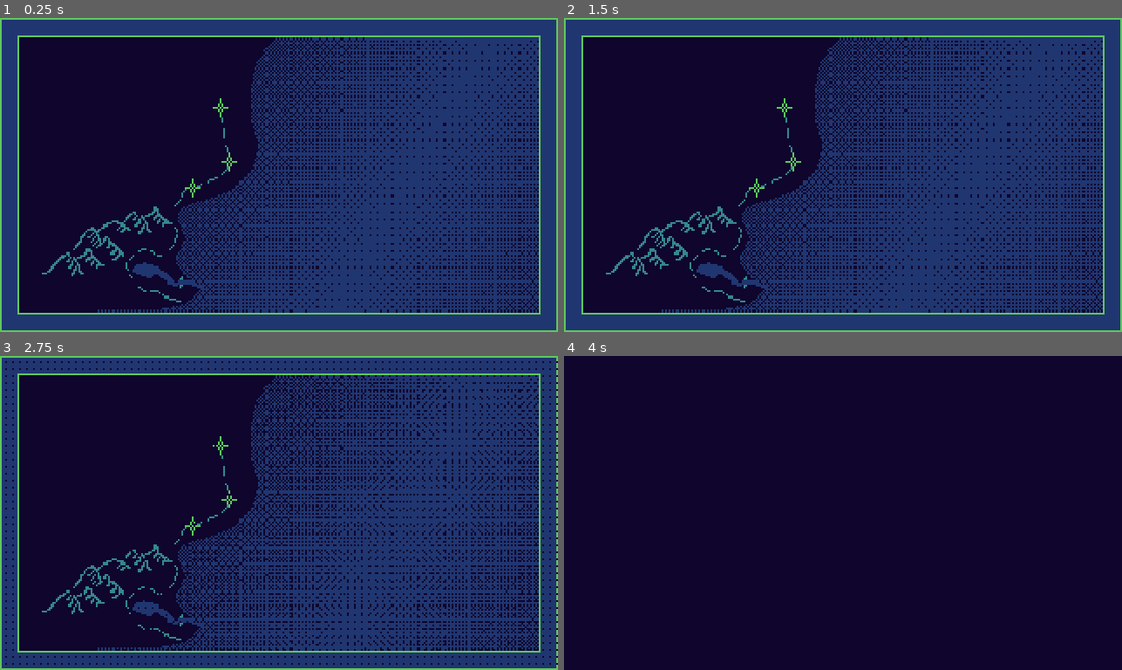
Above: before the commit, frames 1-4 (two rows, left to right).
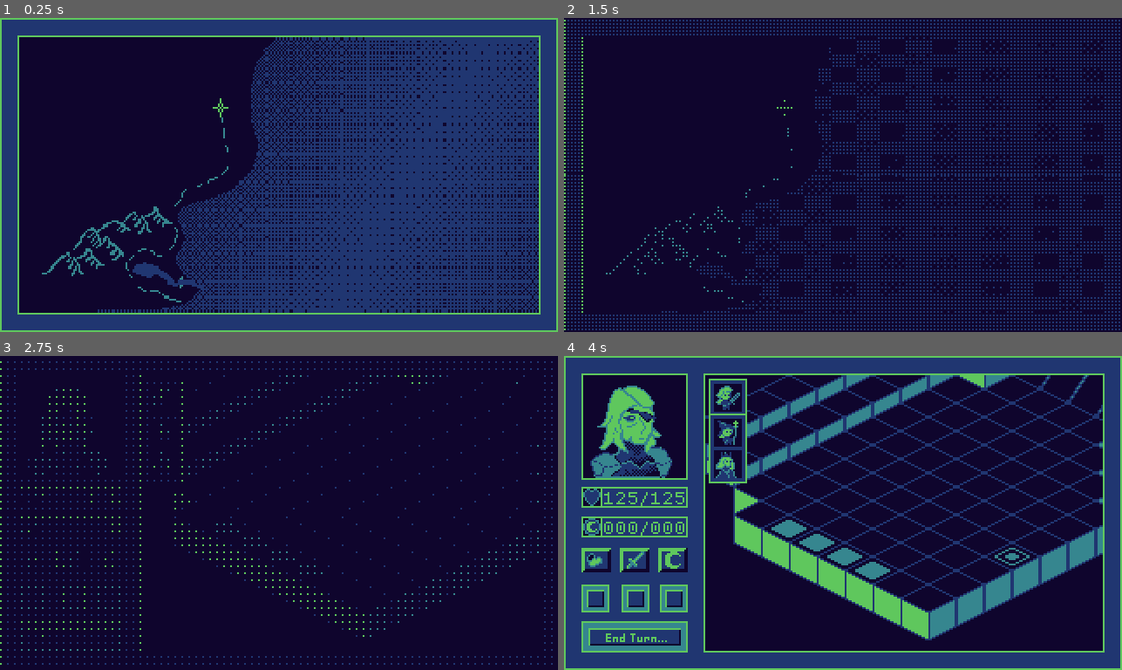
Above: after the commit, the same moments.

Repository: NoahLPoteat/CapstoneProject
Game: Godot game, scene res://src/gameplay/prototypes/game_prototype.tscn
Same seed, same stepped clock (60 frames per second), same inputs: the game is played once before the commit and once after it.
Inputs (mouse positions are in pixels of both pictures, inside the frame that each line leads up to):
- Up to frame 1 (0.25 s): no input
- Up to frame 2 (1.5 s): tap Enter at 0.5 s; move the mouse to (787, 105) at 0.52 s; click (787, 105) at 0.67 s; move the mouse to (792, 162) at 1.27 s; click (792, 162) at 1.42 s
- Up to frame 3 (2.75 s): move the mouse to (195, 525) at 2.02 s; click (195, 525) at 2.17 s
- Up to frame 4 (4 s): move the mouse to (815, 575) at 2.77 s; click (815, 575) at 2.92 s; tap Space (debug_turn_skip) at 3.5 s; move the mouse to (1010, 560) at 3.52 s; click (1010, 560) at 3.67 s

The runs differ from the first frame. In frame 1, less than 0.1% of the frame differs, in the area x 33-43%, y 42-58%; in frame 2, 44%; in frame 3, 56%, in the area x 0-100%, y 0-100%; in frame 4, 50%.
Error in both runs: Invalid access to property or key 'is_ally' on a base object of type 'Nil'. (res://src/gameplay/prototypes/battle_screen_controller.gd:345)

Commit message:
smallpush

Diff:
--- a/Project/src/gameplay/prototypes/battle_gui.gd
+++ b/Project/src/gameplay/prototypes/battle_gui.gd
@@ -74,6 +74,8 @@
 	placement_container.add_child(t)
 	update_gui(unit, BattleScreen.BATTLE_PHASES.PLACEMENT, BattleScreen.TURN_STATES.MOVING)
 
+	if len(placeables) == 1: return
+
 	for i in range(1, len(placeables) - 1):
 		##place the middle tile, into placeable with all placeable[i]
 		t = start_cont.instantiate()
--- a/Project/src/gameplay/prototypes/battle_map_controller.tscn
+++ b/Project/src/gameplay/prototypes/battle_map_controller.tscn
@@ -1,11 +1,15 @@
-[gd_scene load_steps=11 format=3 uid="uid://cu0oyqg0re8sc"]
+[gd_scene load_steps=28 format=3 uid="uid://cu0oyqg0re8sc"]
 
 [ext_resource type="Script" uid="uid://3dlg7spf66qq" path="res://src/gameplay/prototypes/battle_map_controller.gd" id="1_k8cae"]
 [ext_resource type="Script" uid="uid://cobbp30l8tm5a" path="res://src/gameplay/prototypes/map_container.gd" id="2_gj81i"]
 [ext_resource type="PackedScene" uid="uid://ct3ui131rw88u" path="res://src/gameplay/prototypes/unit_scene_base.tscn" id="5_ekq22"]
 [ext_resource type="Texture2D" uid="uid://stn5bu8ghnvr" path="res://assets/art/characters/portraitDesign.png" id="6_063d6"]
+[ext_resource type="Script" uid="uid://dh7uvryf2q04a" path="res://src/gameplay/units/unit.gd" id="6_qu2af"]
 [ext_resource type="Script" uid="uid://b10cm1o4txpbm" path="res://src/gameplay/resources/ability_res/built_abilities/str_single_corners.gd" id="7_063d6"]
+[ext_resource type="Texture2D" uid="uid://c3t8f5k3ggg8w" path="res://assets/art/characters/CharacterDesignAtl.png" id="7_lqv7j"]
 [ext_resource type="PackedScene" uid="uid://dqxytahl0deg1" path="res://src/gameplay/prototypes/particles/bloodParticle.tscn" id="8_chmxg"]
+[ext_resource type="Texture2D" uid="uid://ddbpxaxdu1ktf" path="res://assets/art/characters/unitDeathAnim.png" id="9_wg132"]
+[ext_resource type="Texture2D" uid="uid://bjti2gkvkyp00" path="res://assets/art/characters/GraveStone.png" id="10_txffx"]
 
 [sub_resource type="AtlasTexture" id="AtlasTexture_chmxg"]
 atlas = ExtResource("6_063d6")
@@ -19,7 +23,7 @@
 
 [sub_resource type="AtlasTexture" id="AtlasTexture_lpman"]
 atlas = ExtResource("6_063d6")
-region = Rect2(120, 0, 59, 59)
+region = Rect2(236, 0, 59, 59)
 
 [sub_resource type="Resource" id="Resource_063d6"]
 script = ExtResource("7_063d6")
@@ -27,6 +31,98 @@
 ability_desc = "Single Target Strike, Range and Damage Varies per unit"
 abi_range = 4
 val = 20
+
+[sub_resource type="AtlasTexture" id="AtlasTexture_dull3"]
+atlas = ExtResource("9_wg132")
+region = Rect2(0, 0, 16, 16)
+
+[sub_resource type="AtlasTexture" id="AtlasTexture_c0562"]
+atlas = ExtResource("9_wg132")
+region = Rect2(16, 0, 16, 16)
+
+[sub_resource type="AtlasTexture" id="AtlasTexture_lwlis"]
+atlas = ExtResource("9_wg132")
+region = Rect2(32, 0, 16, 16)
+
+[sub_resource type="AtlasTexture" id="AtlasTexture_wwt2p"]
+atlas = ExtResource("9_wg132")
+region = Rect2(48, 0, 16, 16)
+
+[sub_resource type="AtlasTexture" id="AtlasTexture_yv1vw"]
+atlas = ExtResource("9_wg132")
+region = Rect2(64, 0, 16, 16)
+
+[sub_resource type="AtlasTexture" id="AtlasTexture_88kmv"]
+atlas = ExtResource("9_wg132")
+region = Rect2(80, 0, 16, 16)
+
+[sub_resource type="AtlasTexture" id="AtlasTexture_hwyn6"]
+atlas = ExtResource("9_wg132")
+region = Rect2(96, 0, 16, 16)
+
+[sub_resource type="AtlasTexture" id="AtlasTexture_abipi"]
+atlas = ExtResource("9_wg132")
+region = Rect2(112, 0, 16, 16)
+
+[sub_resource type="AtlasTexture" id="AtlasTexture_ugljh"]
+atlas = ExtResource("9_wg132")
+region = Rect2(128, 0, 16, 16)
+
+[sub_resource type="AtlasTexture" id="AtlasTexture_3q0rv"]
+atlas = ExtResource("9_wg132")
+region = Rect2(144, 0, 16, 16)
+
+[sub_resource type="AtlasTexture" id="AtlasTexture_8xpmw"]
+atlas = ExtResource("9_wg132")
+region = Rect2(160, 0, 16, 16)
+
+[sub_resource type="AtlasTexture" id="AtlasTexture_f5wwp"]
+atlas = ExtResource("9_wg132")
+region = Rect2(176, 0, 16, 16)
+
+[sub_resource type="SpriteFrames" id="SpriteFrames_h8l8m"]
+animations = [{
+"frames": [{
+"duration": 1.0,
+"texture": SubResource("AtlasTexture_dull3")
+}, {
+"duration": 1.0,
+"texture": SubResource("AtlasTexture_c0562")
+}, {
+"duration": 1.0,
+"texture": SubResource("AtlasTexture_lwlis")
+}, {
+"duration": 1.0,
+"texture": SubResource("AtlasTexture_wwt2p")
+}, {
+"duration": 1.0,
+"texture": SubResource("AtlasTexture_yv1vw")
+}, {
+"duration": 1.0,
+"texture": SubResource("AtlasTexture_88kmv")
+}, {
+"duration": 1.0,
+"texture": SubResource("AtlasTexture_hwyn6")
+}, {
+"duration": 1.0,
+"texture": SubResource("AtlasTexture_abipi")
+}, {
+"duration": 1.0,
+"texture": SubResource("AtlasTexture_ugljh")
+}, {
+"duration": 1.0,
+"texture": SubResource("AtlasTexture_3q0rv")
+}, {
+"duration": 1.0,
+"texture": SubResource("AtlasTexture_8xpmw")
+}, {
+"duration": 1.0,
+"texture": SubResource("AtlasTexture_f5wwp")
+}],
+"loop": false,
+"name": &"new_animation",
+"speed": 8.0
+}]
 
 [node name="BattleMapController" type="Node2D"]
 script = ExtResource("1_k8cae")
@@ -60,11 +156,45 @@
 [node name="Sprite2D" parent="AllyUnitContainer/Unit2" index="0"]
 frame = 1
 
+[node name="Unit3" type="Node2D" parent="AllyUnitContainer"]
+y_sort_enabled = true
+position = Vector2(9, -19)
+script = ExtResource("6_qu2af")
+unit_name = "Test A 1"
+portrait_texture = SubResource("AtlasTexture_lpman")
+is_ally = true
+starting_pos = Vector2i(9, 3)
+movement_left = 4
+strike = SubResource("Resource_063d6")
+
+[node name="Sprite2D" type="Sprite2D" parent="AllyUnitContainer/Unit3"]
+y_sort_enabled = true
+texture = ExtResource("7_lqv7j")
+hframes = 8
+vframes = 8
+frame = 11
+
+[node name="Node2D" parent="AllyUnitContainer/Unit3" instance=ExtResource("8_chmxg")]
+y_sort_enabled = true
+amount = 20
+explosiveness = 0.8
+randomness = 0.15
+
+[node name="AnimatedSprite2D" type="AnimatedSprite2D" parent="AllyUnitContainer/Unit3"]
+sprite_frames = SubResource("SpriteFrames_h8l8m")
+animation = &"new_animation"
+
+[node name="GraveSprite" type="Sprite2D" parent="AllyUnitContainer/Unit3"]
+visible = false
+texture = ExtResource("10_txffx")
+
 [node name="Node2D" parent="." instance=ExtResource("8_chmxg")]
 position = Vector2(160, 51)
 explosiveness = 0.8
 
 [connection signal="need_nav" from="MapContainer" to="." method="_on_map_container_need_nav"]
+[connection signal="animation_finished" from="AllyUnitContainer/Unit3/AnimatedSprite2D" to="AllyUnitContainer/Unit3" method="_on_animated_sprite_2d_animation_finished"]
+[connection signal="frame_changed" from="AllyUnitContainer/Unit3/AnimatedSprite2D" to="AllyUnitContainer/Unit3" method="_on_animated_sprite_2d_frame_changed"]
 
 [editable path="AllyUnitContainer/Sharri"]
 [editable path="AllyUnitContainer/Unit2"]
--- a/Project/src/gameplay/prototypes/game_prototype.tscn
+++ b/Project/src/gameplay/prototypes/game_prototype.tscn
@@ -480,7 +480,6 @@
 [node name="MapNodeController" type="Node2D" parent="Game/WorldMapController" node_paths=PackedStringArray("starting_map")]
 script = ExtResource("5_qwj7d")
 starting_map = NodePath("TestMapNode")
-debug_unlock = true
 
 [node name="TestMapNode" parent="Game/WorldMapController/MapNodeController" node_paths=PackedStringArray("post_maps") instance=ExtResource("25_kc0fq")]
 position = Vector2(127, 51)
Not shown, added: CapstoneObsidian/DevNotes/Ability System.md
Not shown, changed: CapstoneObsidian/To-do Kanban.md
